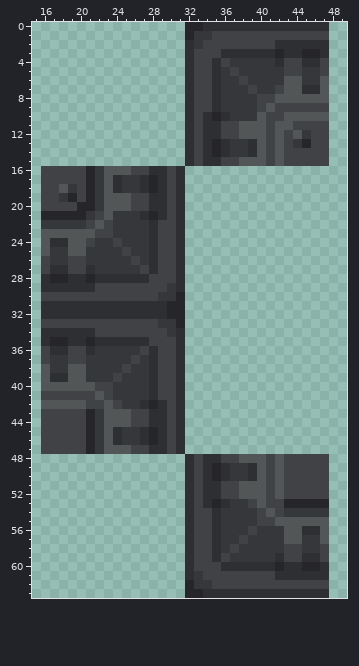
File history of a pixel-art sprite, Resources/Textures/Structures/Walls/solid.rsi/reinf_over0.png. That is the earlier state.
The file is 64x64 pixels. Colours within 5 levels of each other are drawn and written as one. Shown: x 15..49, y 0..63.
After:
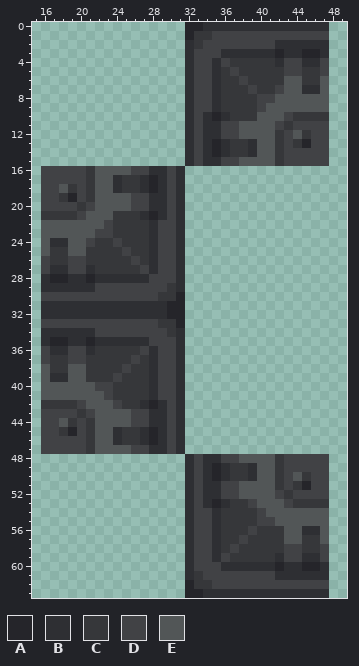
Palette (. is transparent): A #25252a  B #2e2f33  C #36373a  D #414245  E #525657
What changed:
y 9: x 42..47 DDDDDD -> EEEEEE
y 10: x 41..47 DDEEEEE -> EEDCCCC
y 11: x 41..43 DEE -> EDC
y 12..15: x 41..42 DE -> EC
y 16..19: x 21..22 AC -> CE
y 20: x 20..22 AAC -> CDE
y 21: x 16..22 AAAAACD -> CCCCDEE
y 22: x 16..21 CCCCCD -> EEEEEE
y 41: x 16..21 DDDDDD -> EEEEEE
y 42: x 16..22 EEEEEDD -> CCCCDEE
y 43: x 20..22 DAC -> CDE
y 44: x 18..19 DD -> EC; x 21..22 AC -> CE
y 45: x 18..19 DD -> CA; x 21..22 AC -> CE
y 46..47: x 21..22 AC -> CE
y 48..49: x 41..42 DE -> EC
y 50: x 41..42 DE -> EC; x 44..45 DD -> EC
y 51: x 41..42 DE -> EC; x 44..45 DD -> CA
y 52: x 41..43 DED -> EDC
y 53: x 41..47 DDAAAAA -> EEDCCCC
y 54: x 42..47 DCCCCC -> EEEEEE
